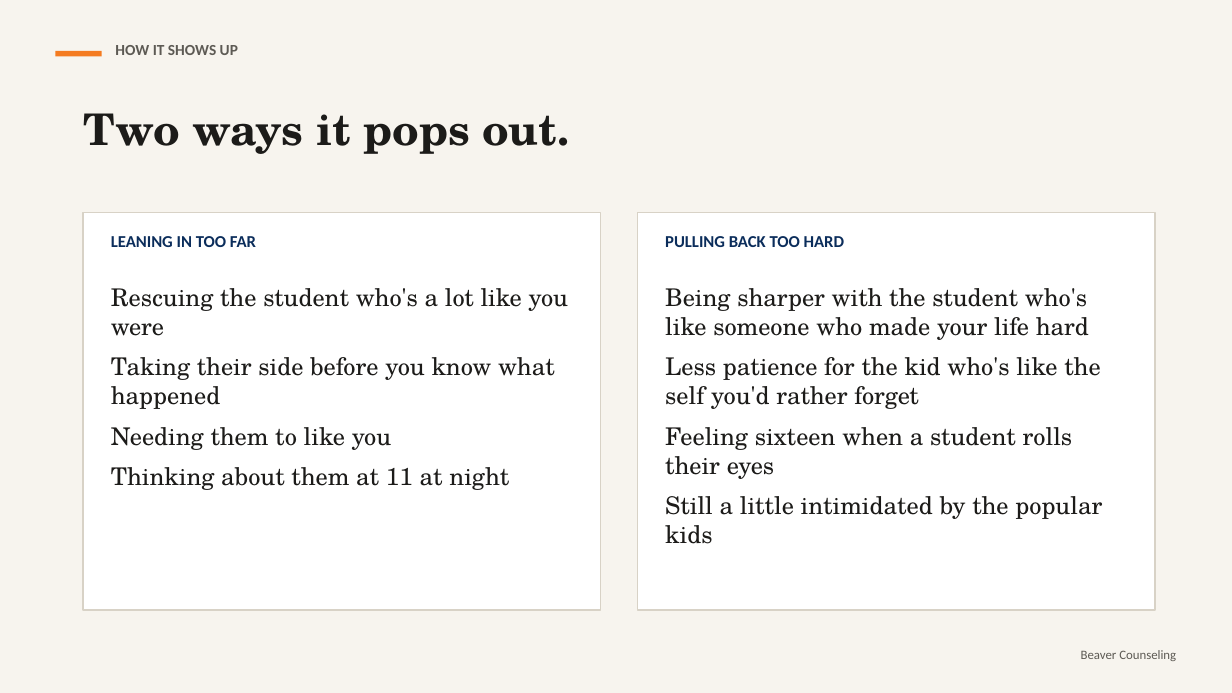
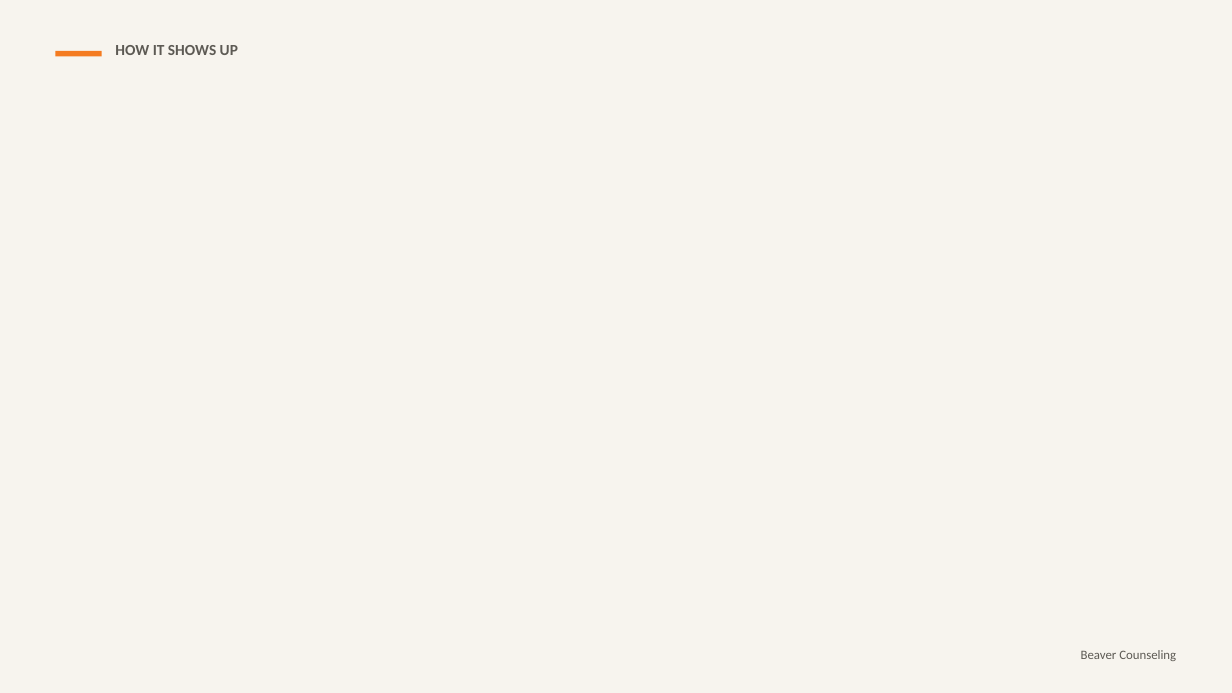
Before and after one commit to rmwtoolkit/bcds-toolkit, a slide deck: slide 9 of decks/your-high-school-self-lesson-v2.pptx. Drawn at 1232x693 pixels with LibreOffice and Linux fonts; fonts in the diff are those of the drawing; background and template pictures are left out. Boxes give left, top, right and bottom in pixels: in the first picture for what was removed or moved away, otherwise in the second. Text is boxed around its words. In the diff, an @@ line names an element or a change of style, - is before the commit and + after.

```diff
--- a/decks/your-high-school-self-lesson-v2.pptx
+++ b/decks/your-high-school-self-lesson-v2.pptx
@@ text removed at [83,113,569,154] @@
-Two ways it pops out.
@@ rectangle removed at [83,213,601,610] @@
@@ text removed at [111,236,256,247] @@
-LEANING IN TOO FAR
@@ rectangle removed at [638,213,1155,610] @@
@@ text removed at [665,236,844,247] @@
-PULLING BACK TOO HARD
@@ text removed at [111,288,569,490] @@
-Rescuing the student who's a lot like you were
-Taking their side before you know what happened
-Needing them to like you
-Thinking about them at 11 at night
@@ text removed at [665,288,1102,544] @@
-Being sharper with the student who's like someone who made your life hard
-Less patience for the kid who's like the self you'd rather forget
-Feeling sixteen when a student rolls their eyes
-Still a little intimidated by the popular kids
```
Also in this commit, not shown: 12 other slides changed, 3 slides added, 13 other files.
